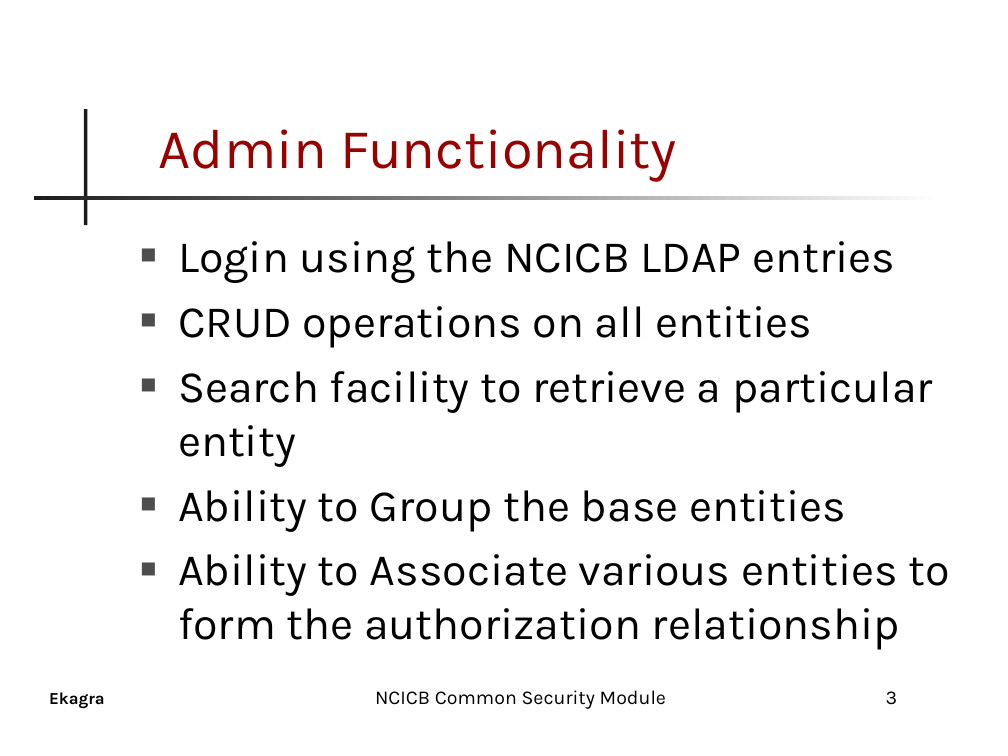
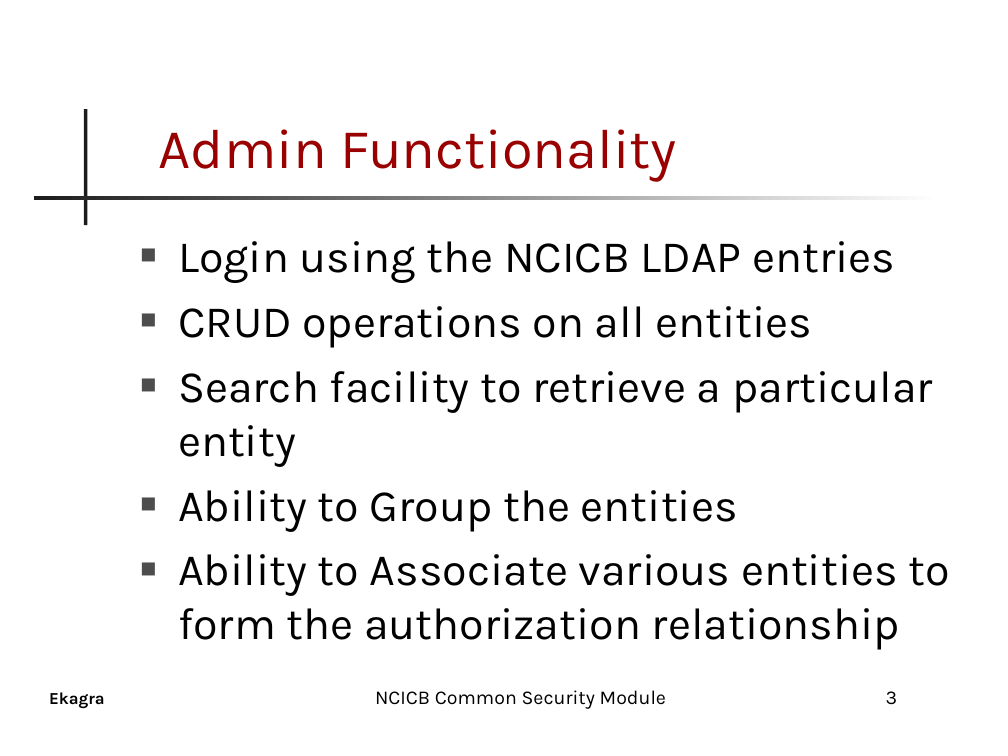
Before and after one commit to CBIIT/common-security-module-docs, a slide deck: slide 3 of CSM_UPT_Presentation.ppt. Drawn at 1008x756 pixels with LibreOffice and Linux fonts; fonts in the diff are those of the drawing; background and template pictures are left out. Boxes give left, top, right and bottom in pixels: in the first picture for what was removed or moved away, otherwise in the second. Text is boxed around its words. In the diff, an @@ line names an element or a change of style, - is before the commit and + after.

```diff
--- a/CSM_UPT_Presentation.ppt
+++ b/CSM_UPT_Presentation.ppt
@@ text at (x1=178, y1=490, x2=738, y2=532): text changed @@
-■ Ability to Group the base entities
+■ Ability to Group the entities
```
Also in this commit, not shown: 1 other slide changed.
